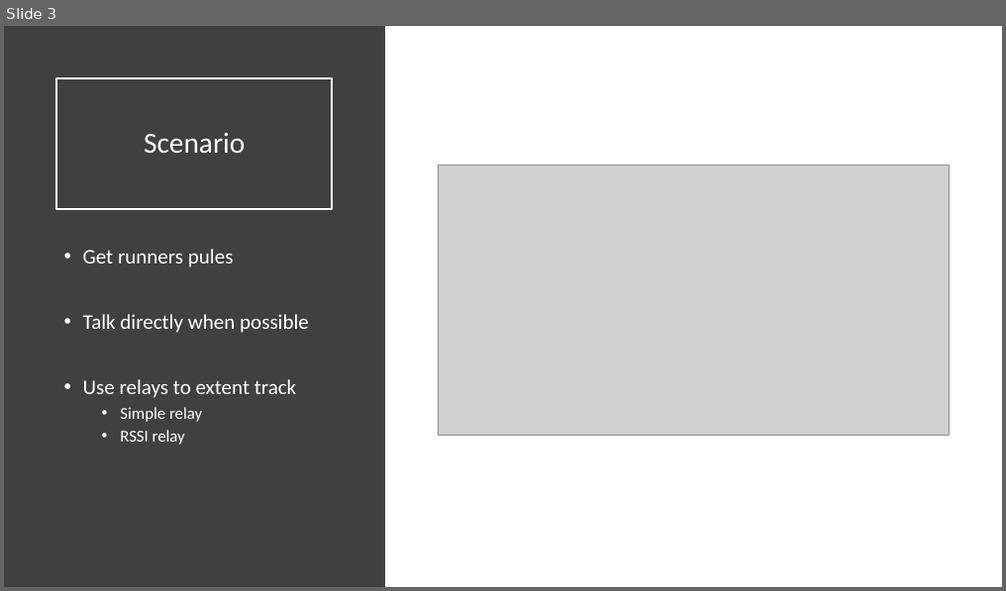
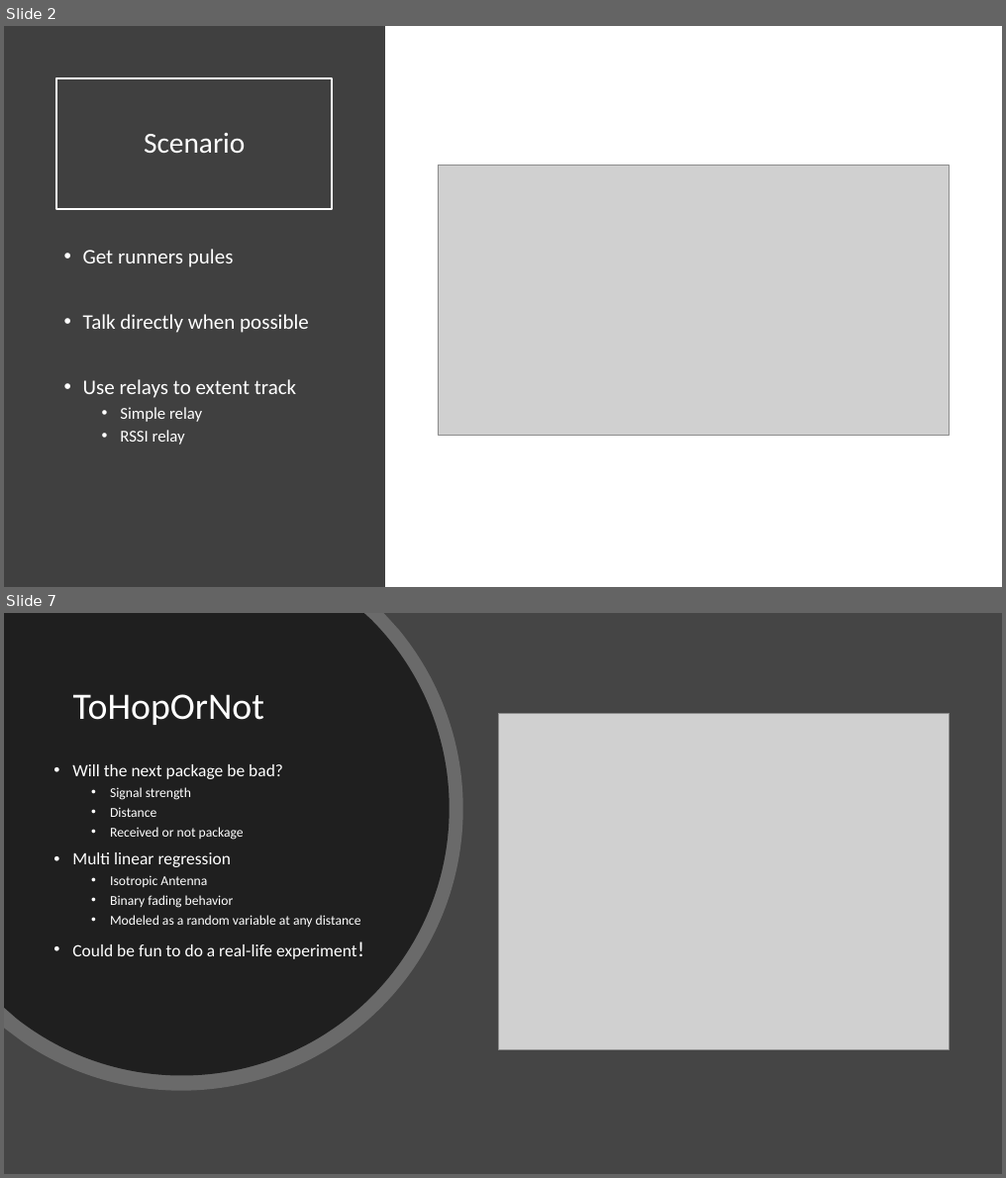
Before and after one commit to entvex/Wireless-Sensor-Networks, a slide deck: Hop or not to hope.pptx. Shown one above the other, each under a label of ours: slide 3 before the commit, slides 2 and 7 after it; the slides between them are not shown. The pictures are 1006x591 and 1006x1178 pixels, drawn with LibreOffice and Linux fonts; fonts in the diff are those of the drawing; grey boxes stand for pictures. Boxes give left, top, right and bottom in pixels: in the first picture for what was removed or moved away, otherwise in the second. Text is boxed around its words. In the diff, an @@ line names an element or a change of style, - is before the commit and + after.

```diff
--- a/Hop or not to hope.pptx
+++ b/Hop or not to hope.pptx
@@ slide 7 added at box(4, 613, 1002, 1174), background #454545 @@
@@ freeform shape added at box(4, 613, 463, 1091), fill #FFFFFF at 20% opacity @@
@@ freeform shape added at box(4, 613, 450, 1075), fill #0D0D0D at 80% opacity @@
@@ title added at box(73, 694, 264, 725), 36 pt, text #FFFFFF @@
+ToHopOrNot
@@ picture added at box(498, 714, 949, 1051) @@
@@ text added at box(72, 764, 361, 959), 12.9 pt, text #FFFFFF @@
+• Will the next package be bad?
+  • Signal strength
+  • Distance
+  • Received or not package
+• Multi linear regression
+  • Isotropic Antenna
+  • Binary fading behavior
+  • Modeled as a random variable at any distance
+• Could be fun to do a real-life experiment!
@@ what was slide 3 is now slide 2 @@
```
Also in this commit, not shown: 5 other slides added, 1 slide removed, 2 other files.
